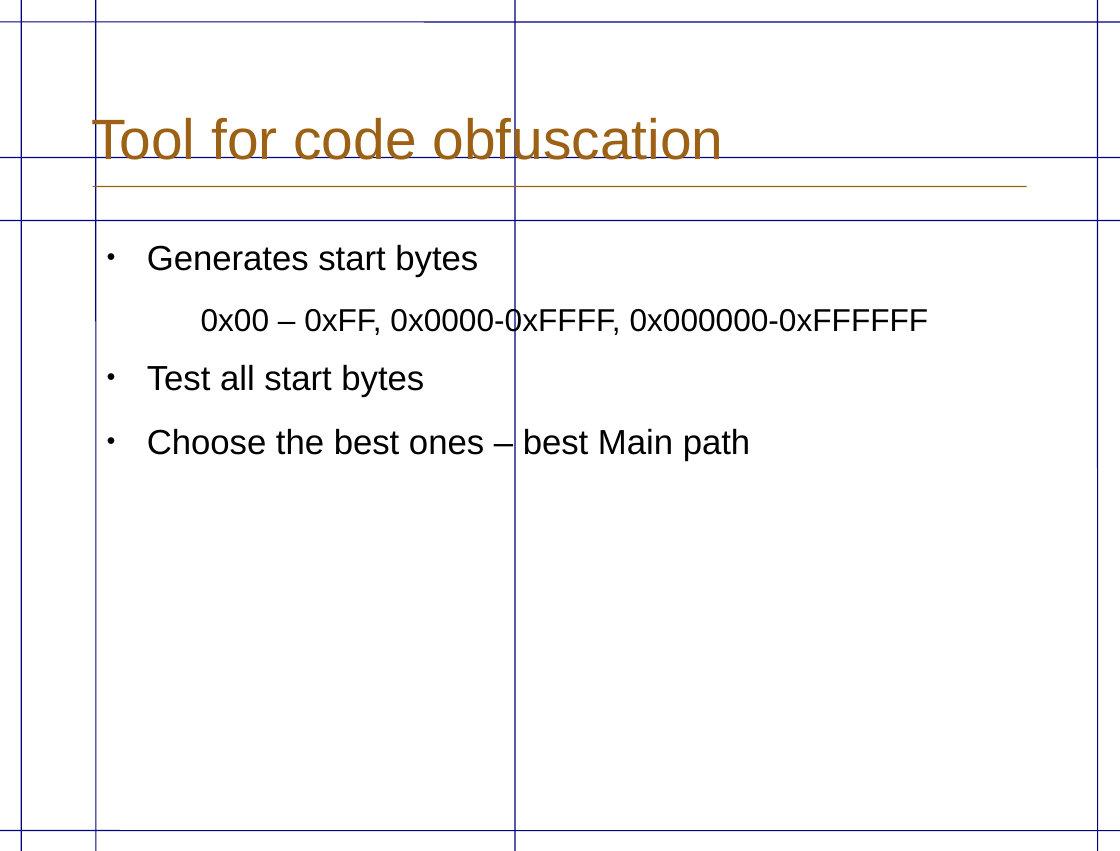
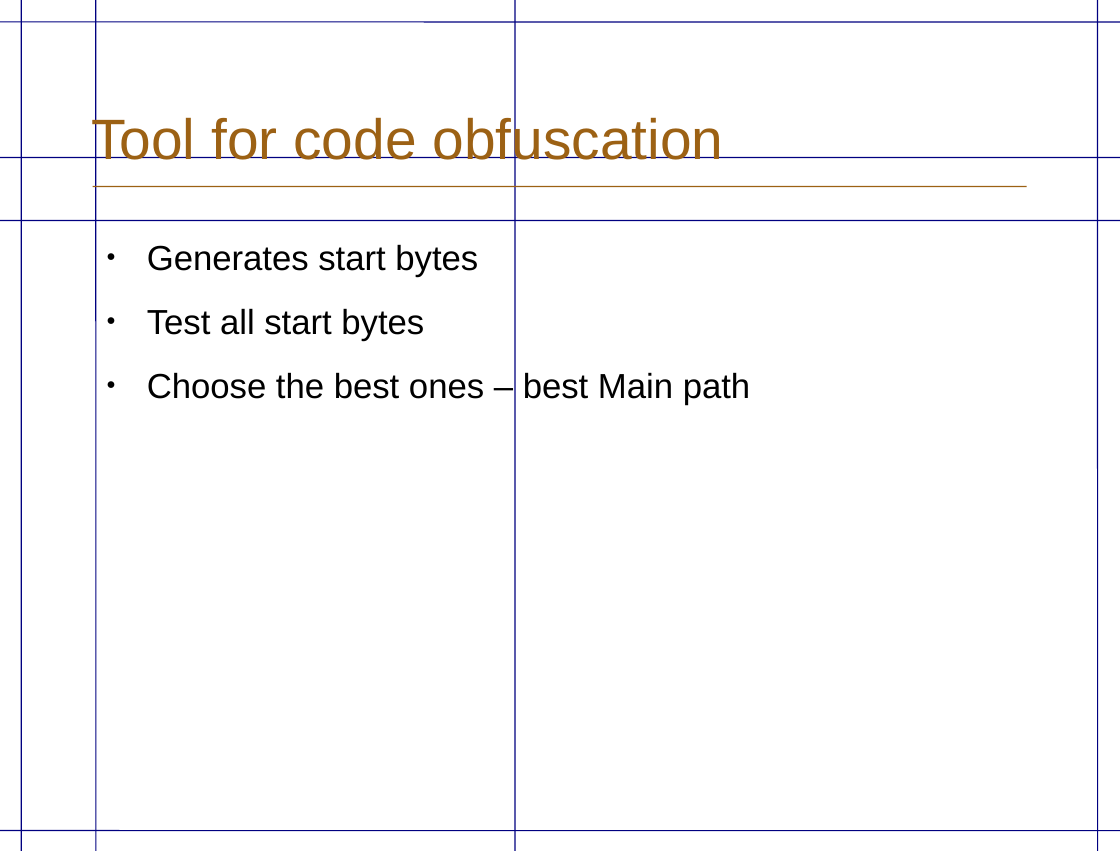
Before and after one commit to eriknylander/exjobb, a slide deck: slide 17 of Presentation/ExjobbPresentation _english.odp (slide 18 before the commit). Drawn at 1120x851 pixels with LibreOffice and Linux fonts; fonts in the diff are those of the drawing; background and template pictures are left out. Boxes give left, top, right and bottom in pixels: in the first picture for what was removed or moved away, otherwise in the second. Text is boxed around its words. In the diff, an @@ line names an element or a change of style, - is before the commit and + after.

```diff
--- a/Presentation/ExjobbPresentation _english.odp
+++ b/Presentation/ExjobbPresentation _english.odp
@@ text at bbox=[201, 306, 929, 337]: paragraph removed @@
-  0x00 – 0xFF, 0x0000-0xFFFF, 0x000000-0xFFFFFF
```
Also in this commit, not shown: 10 other slides changed, 5 slides added, 2 slides removed, 2 other files.
